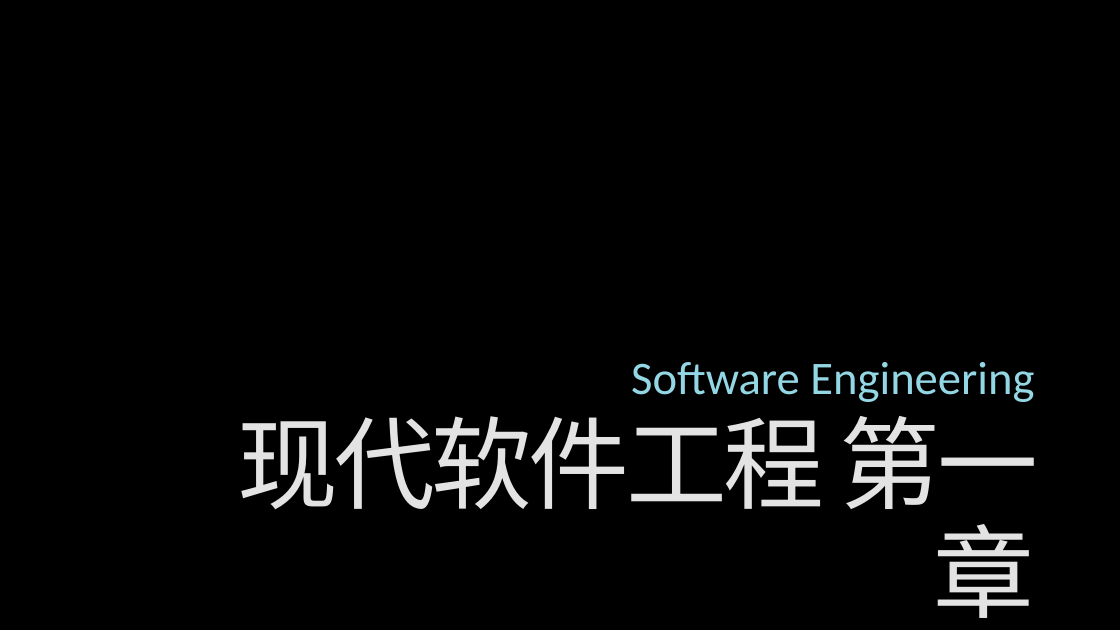
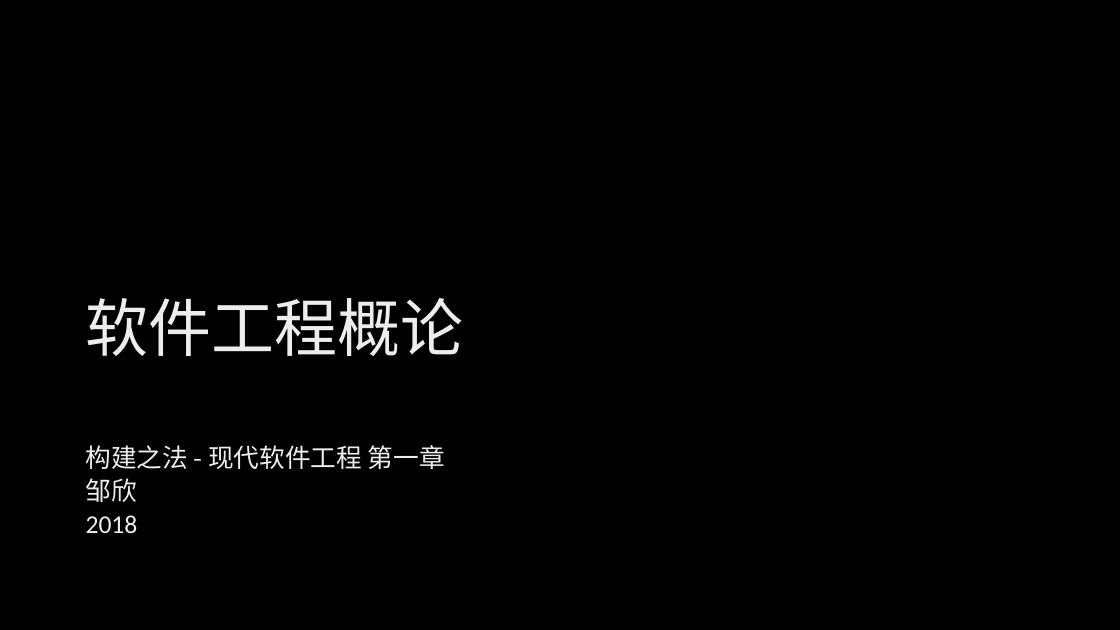
Before and after one commit to xinase/ASE, a slide deck: slide 1 of chapter1/ASE_1_SoftwareEngineering.pptx. Drawn at 1120x630 pixels with LibreOffice and Linux fonts; fonts in the diff are those of the drawing; background and template pictures are left out. Boxes give left, top, right and bottom in pixels: in the first picture for what was removed or moved away, otherwise in the second. Text is boxed around its words. In the diff, an @@ line names an element or a change of style, - is before the commit and + after.

```diff
--- a/chapter1/ASE_1_SoftwareEngineering.pptx
+++ b/chapter1/ASE_1_SoftwareEngineering.pptx
@@ title "软件工程概论" at <box>86,298,464,356</box>: vertical alignment top to bottom @@
@@ title at <box>86,298,464,356</box>: text changed; size 86.4 to 54 pt; text colour gradient #969696 to #E3E3E3 to #FFFFFF to gradient #BFBFBF to #EDEDED to #FFFFFF @@
-现代软件工程 第一章
+软件工程概论
@@ subtitle removed at <box>631,362,1034,402</box> @@
-Software Engineering
@@ text added at <box>86,445,445,533</box>, 22 pt, text gradient #BFBFBF to #EDEDED to #FFFFFF @@
+构建之法 - 现代软件工程 第一章
+邹欣
+2018
```
